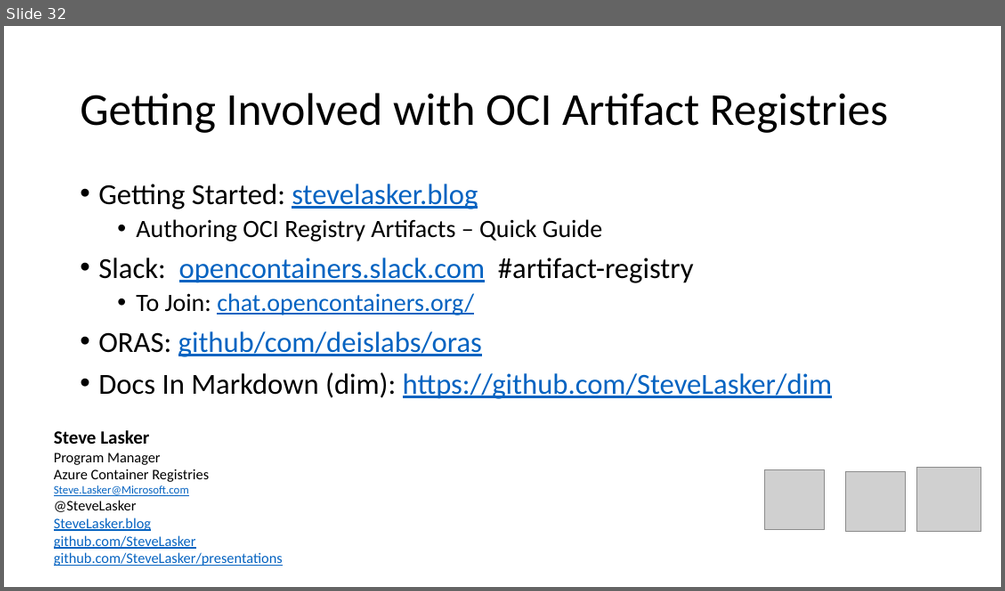
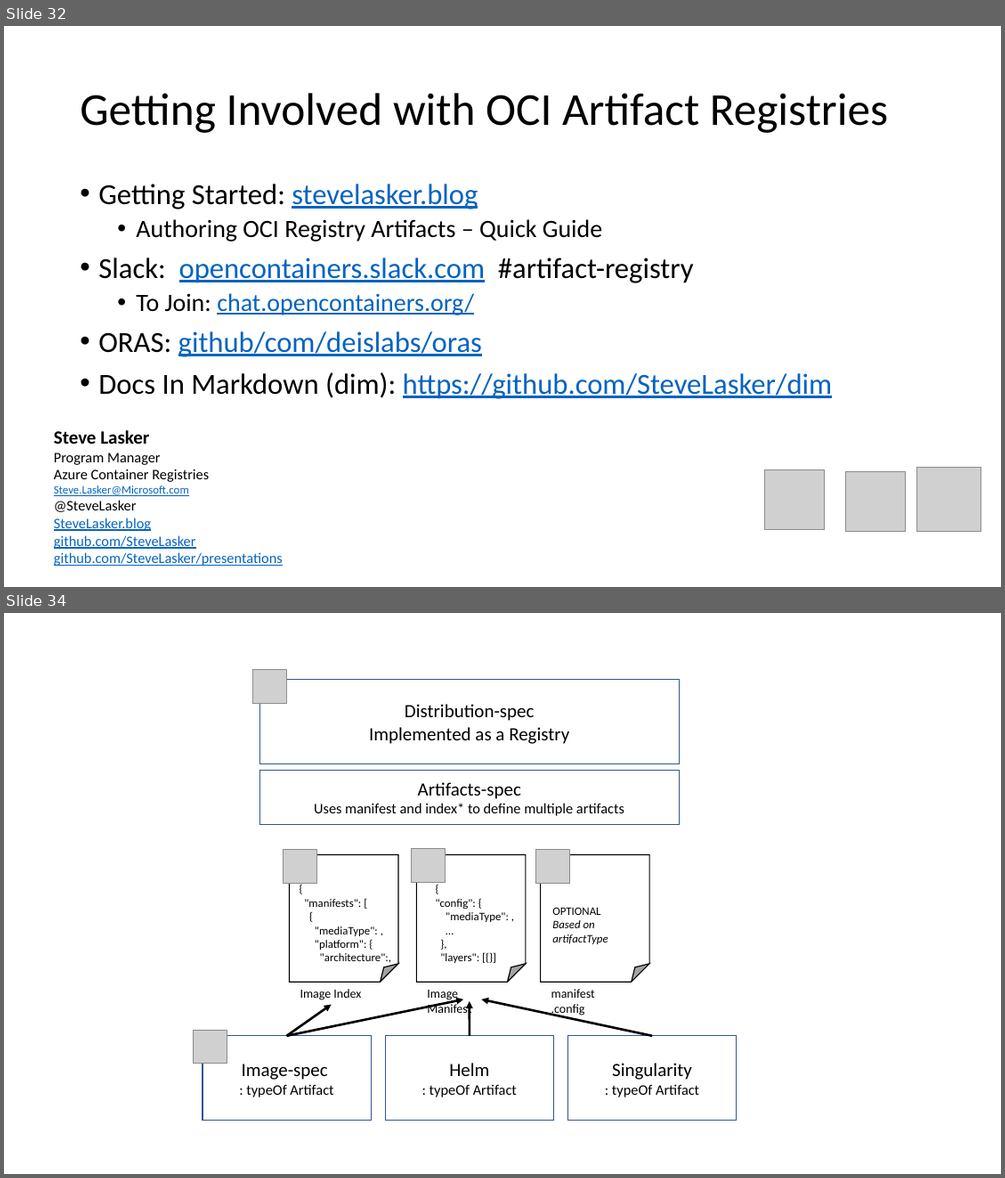
Before and after one commit to SteveLasker/Presentations, a slide deck: oci-artifacts/OCIArtifactRegistries.pptx. Shown one above the other, each under a label of ours: slide 32 before the commit, slides 32 and 34 after it; the slides between them are not shown. The pictures are 1005x591 and 1005x1178 pixels, drawn with LibreOffice and Linux fonts; fonts in the diff are those of the drawing; grey boxes stand for pictures; background and template pictures are left out. Boxes give left, top, right and bottom in pixels: in the first picture for what was removed or moved away, otherwise in the second. Text is boxed around its words. In the diff, an @@ line names an element or a change of style, - is before the commit and + after.

Commit message:
Add OCI manifest refactoring slides

```diff
--- a/oci-artifacts/OCIArtifactRegistries.pptx
+++ b/oci-artifacts/OCIArtifactRegistries.pptx
@@ slide 34 added at <box>4,613,1001,1174</box>, background #FFFFFF @@
@@ picture added at <box>253,669,287,703</box> @@
@@ rectangle added at <box>254,671,286,703</box>, fill #FFFFFF @@
@@ rectangle added at <box>259,680,680,764</box>, outline #325491 1 pt, 18 pt, text #000000 @@
+Distribution-spec
+Implemented as a Registry
@@ rectangle added at <box>259,770,680,825</box>, outline #325491 1 pt, 14 pt, text #000000 @@
+Artifacts-spec
+Uses manifest and index* to define multiple artifacts
@@ picture added at <box>283,850,316,883</box> @@
@@ rectangle added at <box>283,850,316,882</box>, fill #FFFFFF @@
@@ picture added at <box>411,849,445,882</box> @@
@@ rectangle added at <box>412,850,444,882</box>, fill #FFFFFF @@
@@ picture added at <box>535,850,569,883</box> @@
@@ rectangle added at <box>536,850,568,882</box>, fill #FFFFFF @@
@@ text added at <box>304,899,391,965</box>, 11 pt, text #000000 @@
+{
+"manifests": [
+{
+"mediaType": ,
+"platform": {
+"architecture":,
@@ text added at <box>436,899,509,963</box>, 11 pt, text #000000 @@
+{
+"config": {
+"mediaType": ,
+…
+},
+"layers": [{}]
@@ text added at <box>552,907,607,944</box>, 11 pt, text #000000, italic @@
+OPTIONAL
+Based on artifactType
@@ arrow added from (287, 1036) to (332, 1004), #000000 2.25 pt @@
@@ arrow added from (287, 1036) to (463, 999), #000000 2.25 pt @@
@@ group added at <box>290,854,649,1016</box>: 3 freeform shapes, 3 folded corners, 3 texts @@
+Image Manifest
+manifest.config
+Image Index
@@ arrow added from (469, 1036) to (469, 1001), #000000 2.25 pt @@
@@ arrow added from (652, 1036) to (481, 999), #000000 2.25 pt @@
@@ rectangle added at <box>194,1030,226,1062</box>, fill #FFFFFF @@
@@ picture added at <box>194,1030,226,1063</box> @@
@@ rectangle added at <box>202,1036,371,1120</box>, outline #325491 1 pt, 14 pt, text #000000 @@
+Image-spec
+: typeOf Artifact
@@ rectangle added at <box>386,1036,554,1120</box>, outline #325491 1 pt, 14 pt, text #000000 @@
+Helm
+: typeOf Artifact
@@ rectangle added at <box>568,1036,736,1120</box>, outline #325491 1 pt, 14 pt, text #000000 @@
+Singularity
+: typeOf Artifact
```
Also in this commit, not shown: 1 other slide added, 1 other file.
